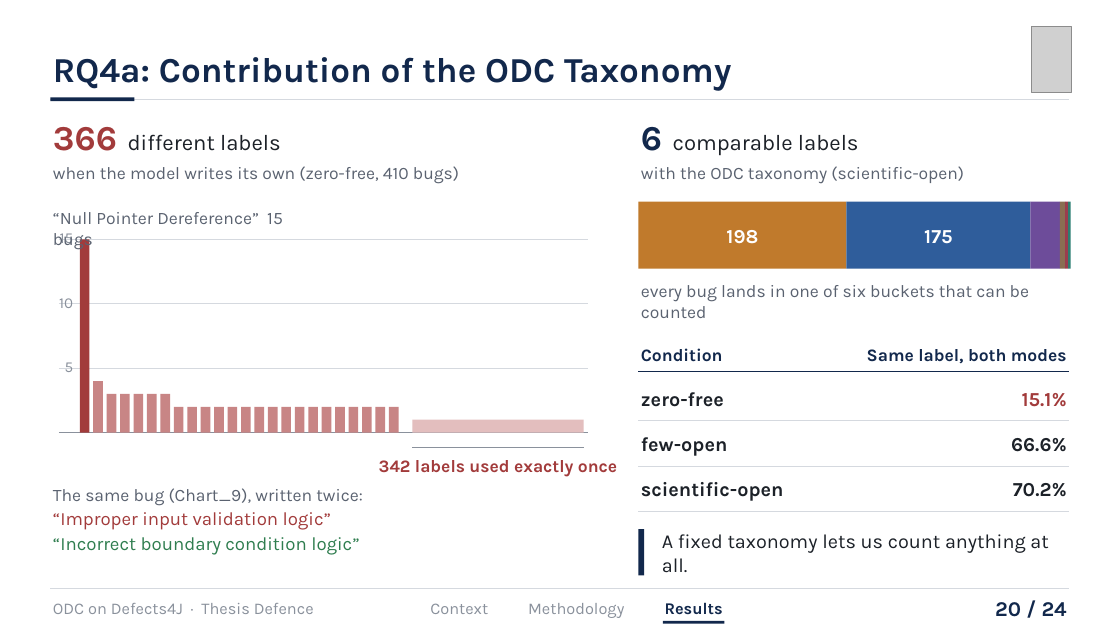
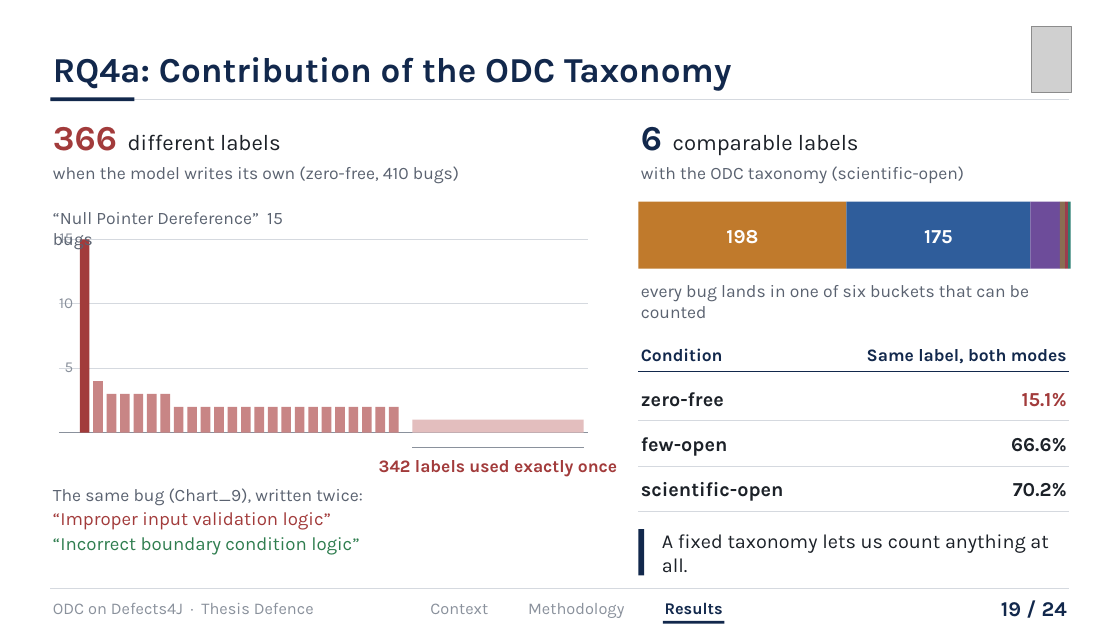
Before and after one commit to hasin023/d4j_odc_implementation, a slide deck: slide 19 of iut_submissions/presentation/Defence/SWE_Orthogonal Defect Classification on Defects4J Using an LLM-Driven Scientific Approach_presentation.pptx (slide 20 before the commit). Drawn at 1120x630 pixels with LibreOffice and Linux fonts; fonts in the diff are those of the drawing; grey boxes stand for pictures. Boxes give left, top, right and bottom in pixels: in the first picture for what was removed or moved away, otherwise in the second. Text is boxed around its words. In the diff, an @@ line names an element or a change of style, - is before the commit and + after.

```diff
--- a/iut_submissions/presentation/Defence/SWE_Orthogonal Defect Classification on Defects4J Using an LLM-Driven Scientific Approach_presentation.pptx
+++ b/iut_submissions/presentation/Defence/SWE_Orthogonal Defect Classification on Defects4J Using an LLM-Driven Scientific Approach_presentation.pptx
@@ text at <box>1001,602,1067,617</box>: text changed @@
-20 / 24
+19 / 24
```
Also in this commit, not shown: 18 other slides changed, 6 slides added, 6 slides removed, 4 other files.
